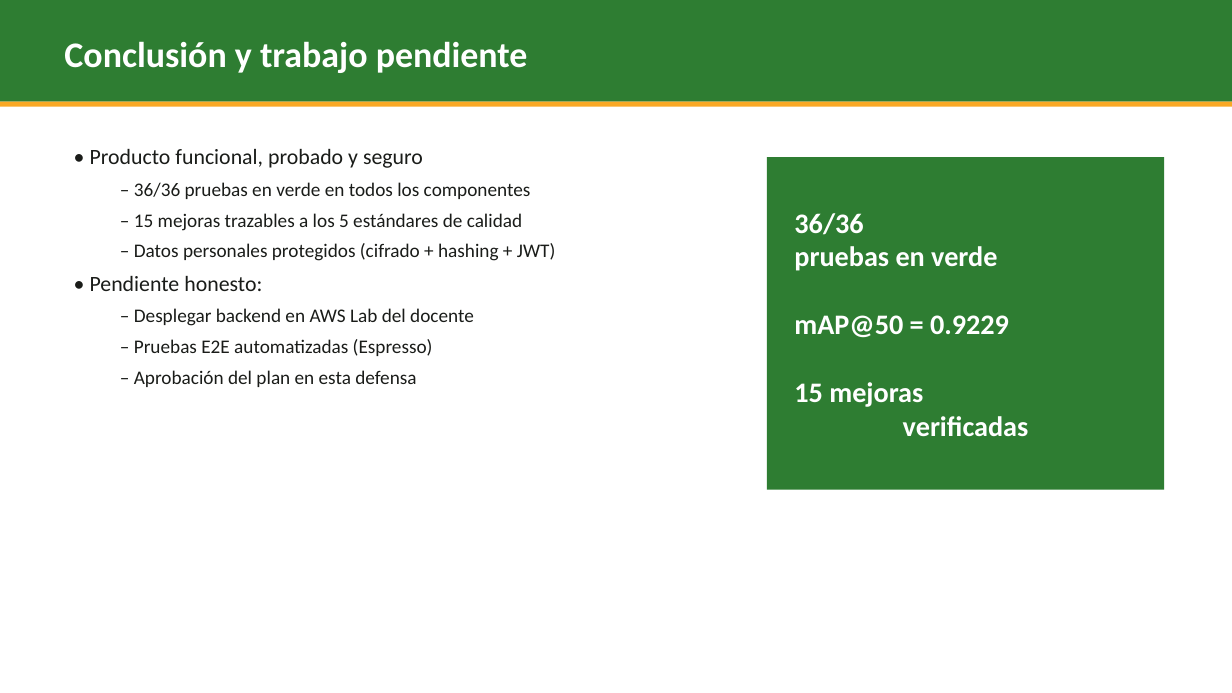
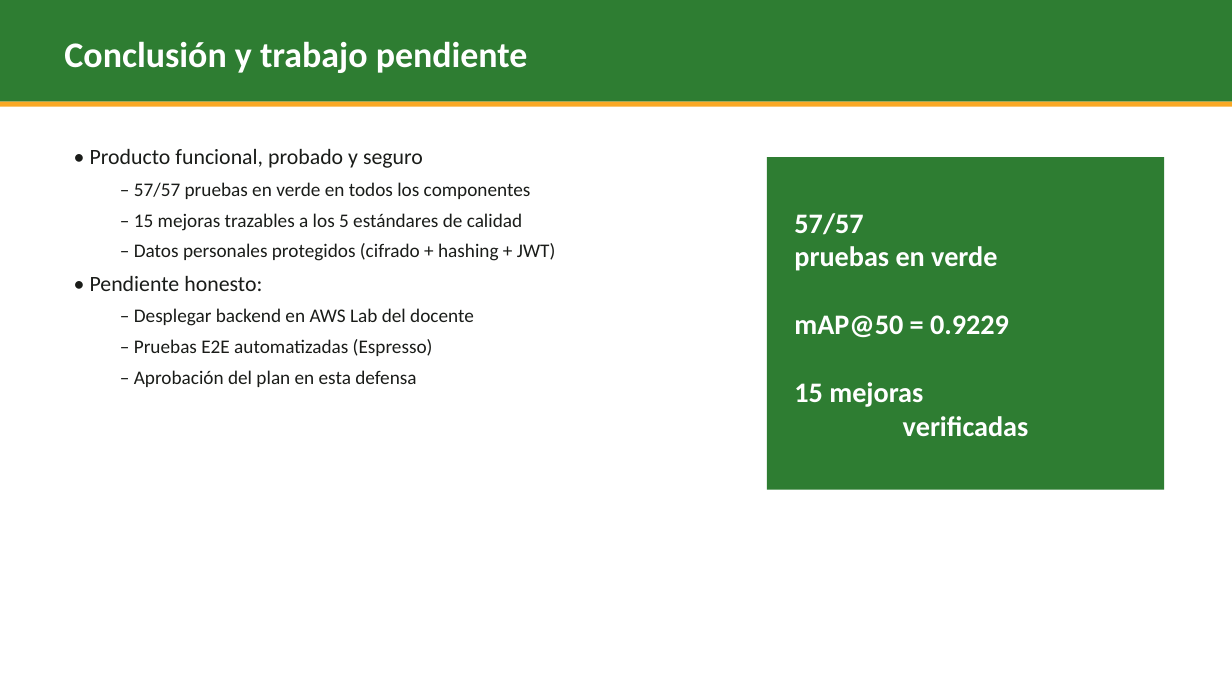
Before and after one commit to apotheosisss/MaduraApp-Produccion, a slide deck: slide 8 of Documentación/Evaluacion_3/MaduraApp_Presentacion_Evaluacion3_GRABAR.pptx. Drawn at 1232x693 pixels with LibreOffice and Linux fonts; fonts in the diff are those of the drawing. Boxes give left, top, right and bottom in pixels: in the first picture for what was removed or moved away, otherwise in the second. Text is boxed around its words. In the diff, an @@ line names an element or a change of style, - is before the commit and + after.

Commit message:
feat(ev3): observaciones del docente — tests de estado de fruta, rendimiento y actas
- test_inference.py: 21 pruebas de verificación del ESTADO DE MADUREZ (prioridad)
  (clase -> fruta/estado/color/recomendación; umbral; filtro). Backend ahora 38 tests.
- medir_rendimiento.py + 09_Pruebas_Rendimiento.md: tiempos de respuesta y carga
  con usuarios concurrentes en ambiente controlado (0 errores hasta 50 concurrentes).
- 3 actas de avance (EP1/EP2/EP3) en PDF, con datos, entregables y doble firma.
- actualizar conteo a 57 pruebas (38+19) en plan, informe, guiones, PPT y reporte HTML.

```diff
--- a/Documentación/Evaluacion_3/MaduraApp_Presentacion_Evaluacion3_GRABAR.pptx
+++ b/Documentación/Evaluacion_3/MaduraApp_Presentacion_Evaluacion3_GRABAR.pptx
@@ text at [134, 182, 531, 199]: text changed @@
-  – 36/36 pruebas en verde en todos los componentes
+  – 57/57 pruebas en verde en todos los componentes
@@ text at [794, 213, 1029, 436]: text changed @@
-36/36
-pruebas en verde
-mAP@50 = 0.9229
-15 mejoras
-verificadas
+57/57
+pruebas en verde
+mAP@50 = 0.9229
+15 mejoras
+verificadas
```
Also in this commit, not shown: 2 other slides changed, 25 other files.
